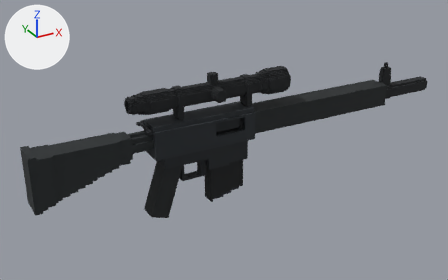
A saved change to the glTF model packages/deadvox/src/content/base/assets/models/rifle_assault.glb.
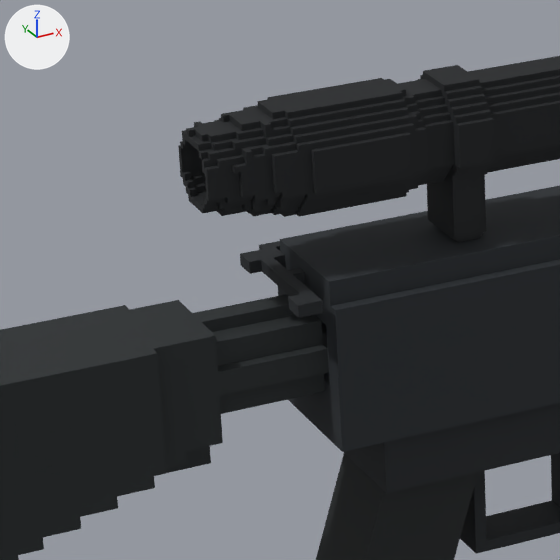
Each version appears first whole from a 50 mm camera at (-0.52, -0.859, 0.401) aimed at (-0.037, 0.02, -0.039), and next in a close-up on the part from 20% to 44% of the width and 26% to 65% of the height. Arrows for +X, +Y and +Z are at upper left; the lights stay in place. The last two pictures show the newer version. Vertices at exactly the same position are counted once.

The older version as bpy lines, for what is in view:
```python
me_lower_lower = bpy.data.meshes.new('lower:lower')
me_lower_lower.from_pydata(...)  # 66 vertices, 88 faces; spans x -0.168..-0.012, y -0.02..0.02, z -0.055..0.001
me_lower_lower.materials.append(mat_202529)  # black #202529
me_receiver_receiver = bpy.data.meshes.new('receiver:receiver')
me_receiver_receiver.from_pydata(...)  # 70 vertices, 96 faces; spans x -0.184..0.0, y -0.024..0.024, z -0.028..0.028
me_receiver_receiver.materials.append(mat_272c31)  # dark grey #272c31
me_sight_sight = bpy.data.meshes.new('sight:sight')
me_sight_sight.from_pydata(...)  # 1997 vertices, 3850 faces; spans x -0.149..0.141, y -0.032..0.02, z -0.001..0.065
# faces by material slot: [3774, 76]
me_sight_sight.materials.append(mat_181b1e)  # black #181b1e
me_sight_sight.materials.append(mat_20262b)  # black #20262b
ob_lower_lower = bpy.data.objects.new('lower:lower', me_lower_lower)
ob_lower_lower.parent = ob_rifle_assault
ob_lower_lower.location = (0.0, 0.0, -0.0288)
ob_receiver_receiver = bpy.data.objects.new('receiver:receiver', me_receiver_receiver)
ob_receiver_receiver.parent = ob_rifle_assault
ob_receiver_receiver.location = (0.0, 0.0, 0.0)
ob_sight_sight = bpy.data.objects.new('sight:sight', me_sight_sight)
ob_sight_sight.parent = ob_rifle_assault
ob_sight_sight.location = (-0.069, 0.0, 0.0288)
# also in view: 'grip:grip' at (-0.164, 0.0, -0.093); 'charging-handle:ar-charging-handle' at (-0.116, 0.002, 0.022); 'stock:stock' at (-0.282, 0.0, -0.026)
```
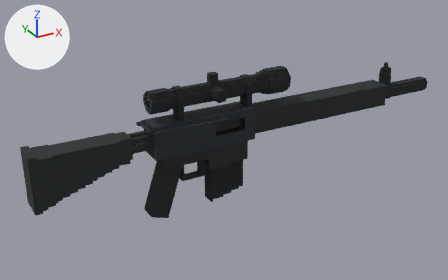
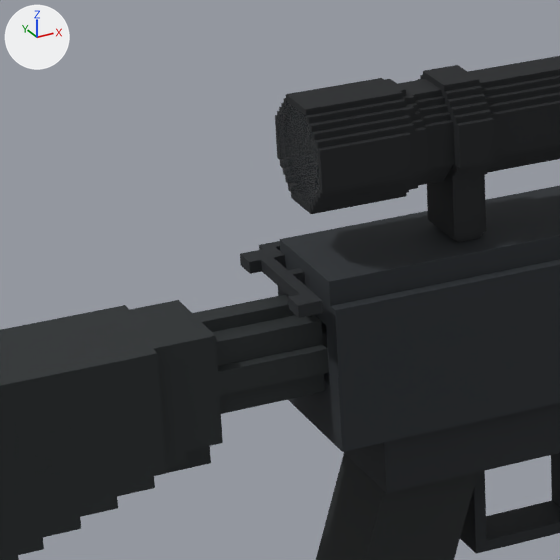
What the commit changed:
me_sight_sight is used by ob_sight_sight; parent ob_rifle_assault; location (-0.069, 0.0, 0.0288).
me_sight_sight had 1997 vertices, 3850 faces and spanned x -0.149..0.141, y -0.032..0.02, z -0.001..0.065.
me_sight_sight now has 1418 vertices, 2662 faces and spans x -0.115..0.141, y -0.032..0.02, z -0.001..0.065.
me_sight_sight part 1: 587 vertices removed from x -0.149..-0.081, y -0.018..0.018, z 0.017..0.051; 8 vertices added at x -0.083..-0.081, y -0.014..-0.008, z 0.041..0.047.

Changed parts and their boxes [x1, y1, x2, y2] in the close-ups (560 x 560 px):
'sight:sight', reshaped
    before: [178, 56, 560, 243]
    after: [275, 56, 560, 243]
part 1 of me_sight_sight, cut back
    before: [178, 94, 421, 217]
    after: [310, 105, 417, 140]
